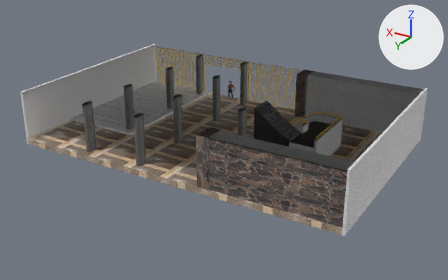
The Blender file Blender/conjunto_norte.blend: old version first, new version second.
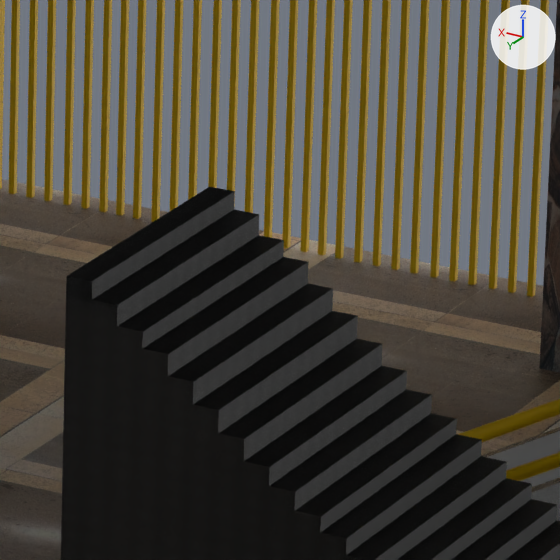
The first picture shows the older version from a 50 mm lens placed at (-66.1, 111.2, 41.4), pointed at (-17.1, 29.5, 0.6). The close-ups show the older and then the newer version on the part from 56% to 66% of the width and 30% to 47% of the height of that picture. Only the edits that show in the close-ups are written down. Arrows for +X, +Y and +Z are at upper right; the lights stay in place.
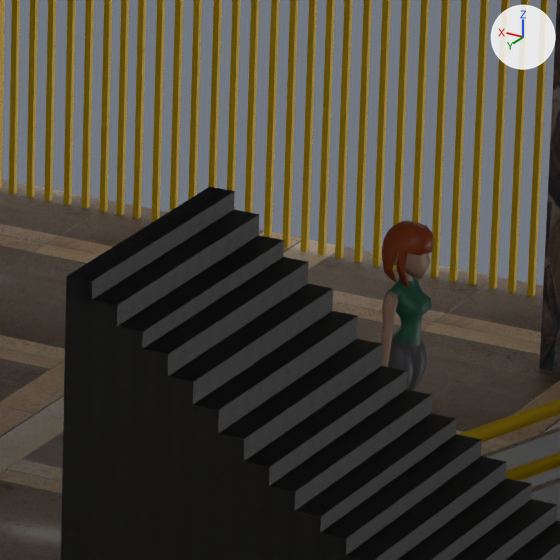
What changed in the scene script:
```text
Add mat_cuerpo_001:
    mat_cuerpo_001 = bpy.data.materials.new('cuerpo.001')
    # uses the picture img_cuerpotextura_001
Add ob_brazoder_002:
    ob_brazoder_002 = bpy.data.objects.new('brazoDer.002', me_cylinder_033)  # 138 vertices, 133 faces; spans x -6.28..-3.06, y -1.32..1.64, z -14.89..-1.48
    ob_brazoder_002.location = (-22.39, 18.19, 3.69)
    ob_brazoder_002.rotation_euler = (0.0, 0.0, 4.73)  # degrees (0, 0, 271)
    ob_brazoder_002.scale = (0.0994, 0.0994, 0.123)
Add ob_cabeza_002:
    ob_cabeza_002 = bpy.data.objects.new('cabeza.002', me_cube_122)  # 156 vertices, 152 faces; spans x -1.19..1.19, y -1.14..1.09, z -0.98..1.6; in mat_material_046 (picture img_grid_001)
    ob_cabeza_002.location = (-22.43, 18.18, 3.9)
    ob_cabeza_002.rotation_euler = (0.0, 0.0, 4.73)  # degrees (0, 0, 271)
    ob_cabeza_002.scale = (0.289, 0.289, 0.289)
Add ob_cube_112:
    ob_cube_112 = bpy.data.objects.new('Cube.112', me_cube_121)  # 98 vertices, 96 faces; spans x 2.59..5.39, y -1.26..1.32, z -1.16..2.01
    ob_cube_112.parent = ob_cabeza_002
    ob_cube_112.location = (-1.136, -0.628, 1.207)
    ob_cube_112.scale = (0.289, 0.289, 0.289)
Add ob_cuerpo_001:
    ob_cuerpo_001 = bpy.data.objects.new('cuerpo.001', me_cylinder_031)  # 187 vertices, 165 faces; spans x -3.93..3.97, y -3.77..2.37, z -11.18..1.21
    ob_cuerpo_001.location = (-22.39, 18.19, 3.69)
    ob_cuerpo_001.rotation_euler = (0.0, 0.0, 4.73)  # degrees (0, 0, 271)
    ob_cuerpo_001.scale = (0.0994, 0.0994, 0.123)
Add ob_piernader_002:
    ob_piernader_002 = bpy.data.objects.new('piernaDer.002', me_cylinder_026)  # 154 vertices, 146 faces; spans x -4.1..-0.4, y -4.0..2.4, z -26.1..-8.2
    ob_piernader_002.location = (-22.39, 18.19, 3.69)
    ob_piernader_002.rotation_euler = (0.0, 0.0, 4.73)  # degrees (0, 0, 271)
    ob_piernader_002.scale = (0.0994, 0.0994, 0.123)
Add ob_piernaizq_002:
    ob_piernaizq_002 = bpy.data.objects.new('piernaIzq.002', me_cylinder_020)  # 154 vertices, 146 faces; spans x 0.4..4.1, y -4.0..2.4, z -26.1..-8.2
    ob_piernaizq_002.location = (-22.39, 18.19, 3.69)
    ob_piernaizq_002.rotation_euler = (0.0, 0.0, 4.73)  # degrees (0, 0, 271)
    ob_piernaizq_002.scale = (0.0994, 0.0994, 0.123)
```

Where the change shows, as pixel boxes (x1, y1, x2, y2) in the close-ups (560 x 560 px):
'Cube.112', added (brown): after (382, 220, 434, 288)
'cuerpo.001', added (green): after (386, 272, 432, 358)
'brazoDer.002', added (brown): after (381, 291, 398, 367)
'piernaDer.002', added: after (388, 342, 413, 390)
'cabeza.002', added (brown): after (394, 253, 430, 280)
'piernaIzq.002', added: after (408, 338, 427, 391)
